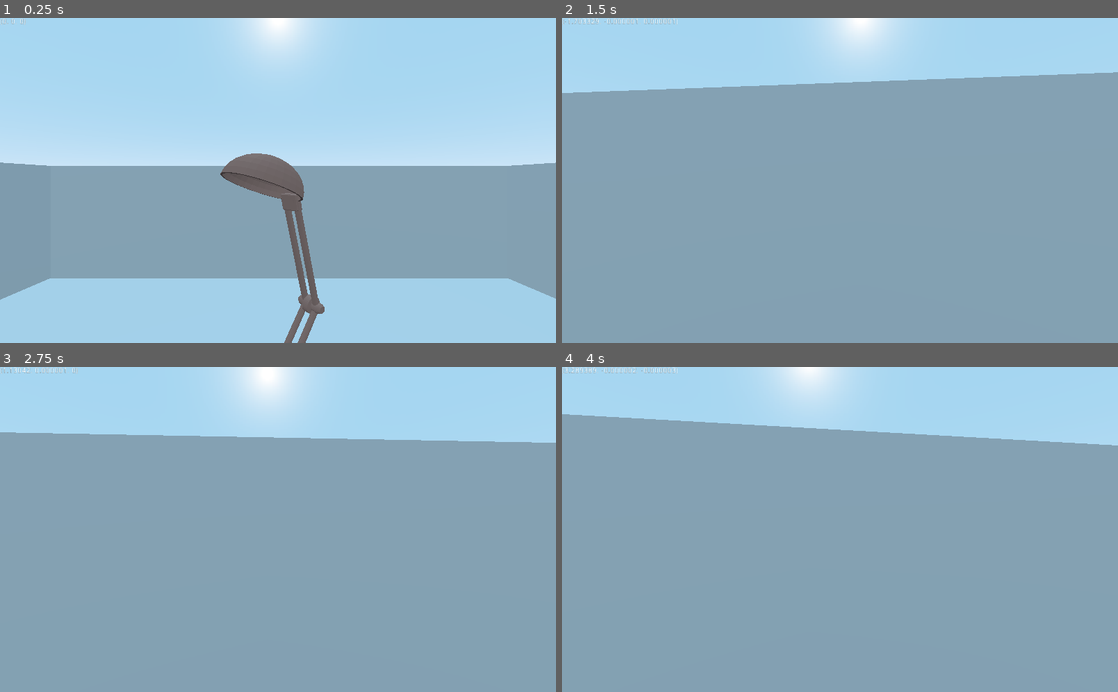
Above: before the commit, frames 1-4 (two rows, left to right).
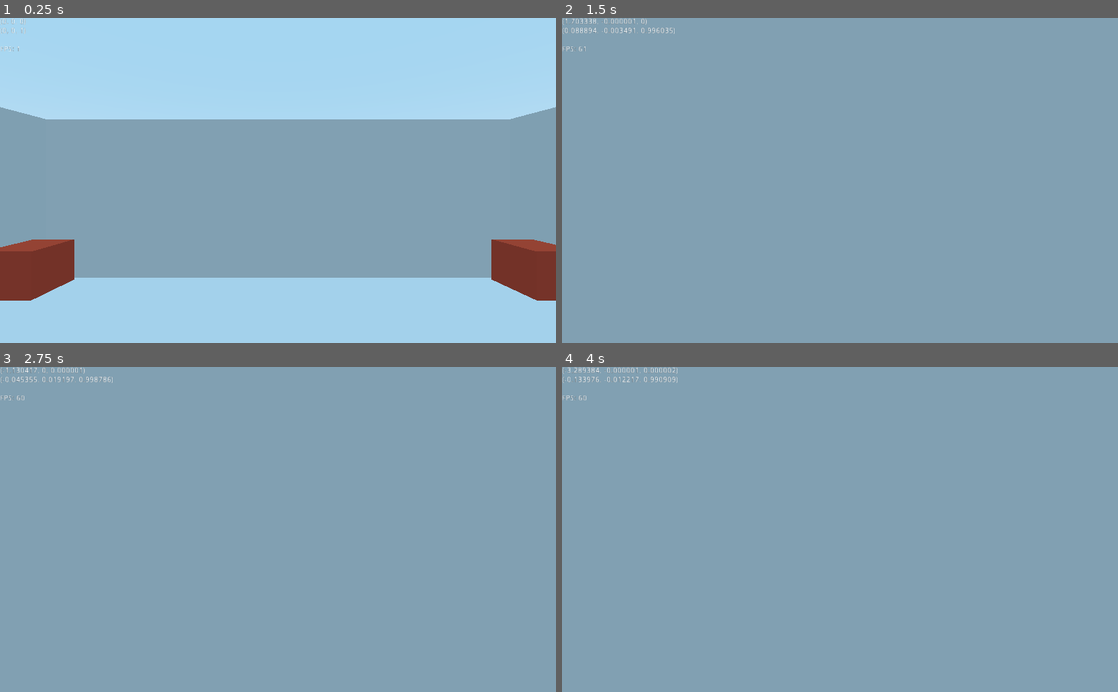
Above: after the commit, the same moments.

Repository: phoesarah/GGJ2020
Game: Godot game, scene res://tscn/Scenes/Test.tscn
Two runs of this game, one before a commit and one after it. Both use one fixed random seed, a clock stepped at 60 frames per second and the inputs below.
Inputs (mouse positions are in pixels of both pictures, inside the frame that each line leads up to):
- Up to frame 1 (0.25 s): no input
- Up to frame 2 (1.5 s): tap Enter at 0.5 s; move the mouse to (867, 180) at 0.52 s; hold W (move_forward) from 0.53 s (still down); click (867, 180) at 0.6 s; move the mouse to (812, 180) at 1.27 s; click (812, 180) at 1.35 s
- Up to frame 3 (2.75 s): keep holding W (move_forward); move the mouse to (289, 523) at 2.02 s; click (289, 523) at 2.1 s
- Up to frame 4 (4 s): keep holding W (move_forward); move the mouse to (834, 536) at 2.77 s; click (834, 536) at 2.85 s; tap Space at 3.5 s; move the mouse to (878, 532) at 3.52 s; click (878, 532) at 3.6 s

The runs differ from the first frame. In frame 1, 23% of the frame differs, in the area x 0-100%, y 0-100%; in frame 2, 20%; in frame 3, 22%; in frame 4, 19%.

Commit message:
Bouncing Ball

Diff:
--- /dev/null
+++ b/Godot/Scripts/Ball.gd
@@ -0,0 +1,6 @@
+extends RigidBody
+
+
+func _ready():
+
+	pass
--- a/Godot/Scripts/Player.gd
+++ b/Godot/Scripts/Player.gd
@@ -1,9 +1,11 @@
 extends KinematicBody
 export (float) var GRAVITY=-24
-export (bool) var invert_mouse = 0
+export (bool) var invert_mouse_y = 0
+var invert_y = 1
 const MOUSE_SENSITIVITY=0.1
 var camera_helper
 var camera
+var has_ball: bool = 1
 
 var vel = Vector3()
 const MAX_SPEED = 25
@@ -14,20 +16,25 @@
 
 const DEACCEL= 16
 const MAX_SLOPE_ANGLE = 40
+var ray
+var ball
 
 var debugtext
-
 
 func _ready():
 	Input.set_mouse_mode(Input.MOUSE_MODE_CAPTURED)
 	#camera = $Rotation_Helper/Camera
 	camera = get_node("CameraHelper/Camera")
 	camera_helper = get_node("CameraHelper")
+	ray = get_node("CameraHelper/Camera/RayCast")
+	ball = preload("res://tscn/Props/Ball.tscn")
+	if invert_mouse_y:
+		invert_y=-1
 
 
 func _input(event):
 	if event is InputEventMouseMotion and Input.get_mouse_mode() == Input.MOUSE_MODE_CAPTURED:
-		camera_helper.rotate_x(deg2rad(event.relative.y * MOUSE_SENSITIVITY * -1))
+		camera_helper.rotate_x(deg2rad(event.relative.y * MOUSE_SENSITIVITY * invert_y))
 		self.rotate_y(deg2rad(event.relative.x * MOUSE_SENSITIVITY * -1))
 
 		var camera_rot = camera_helper.rotation_degrees
@@ -36,6 +43,7 @@
 
 
 func _physics_process(delta):
+	debugtext = ""
 	process_input(delta)
 	process_movement(delta)
 
@@ -58,7 +66,7 @@
 		input_movement_vector.x += 1
 
 	if Input.is_action_just_pressed("escape"):
-		get_tree().kill()
+		get_tree().quit()
 	input_movement_vector = input_movement_vector.normalized()
 
 	# Basis vectors are already normalized.
@@ -76,6 +84,22 @@
 			Input.set_mouse_mode(Input.MOUSE_MODE_CAPTURED)
 		else:
 			Input.set_mouse_mode(Input.MOUSE_MODE_VISIBLE)
+
+	if Input.is_action_just_pressed("interact"):
+		if has_ball:
+			var ballo=ball.instance()
+			var scene_root = get_tree().root.get_children()[0]
+			scene_root.add_child(ballo)
+			var cht=camera_helper.get_global_transform()
+			ballo.transform.origin=cht.origin+(cht.basis.z*5)
+			ballo.apply_impulse(Vector3(0,0,0),cht.basis.z*100)
+			has_ball=0
+
+		ray.force_raycast_update()
+		if ray.is_colliding():
+			var obj = ray.get_collider()
+			debugtext += " Ray cast to: " + String(obj.name) + "\n"
+			print(obj.name)
 
 func process_movement(delta):
 	dir.y = 0
@@ -99,5 +123,7 @@
 	vel.x = hvel.x
 	vel.z = hvel.z
 	vel = move_and_slide(vel, Vector3(0, 1, 0), 0.05, 4, deg2rad(MAX_SLOPE_ANGLE))
-	debugtext=String(vel)
-	get_node("Debug").text= debugtext
+	debugtext += String(vel)
+	debugtext += "\n" + String(camera_helper.get_global_transform().basis.z) + "\n"
+	#debugtext += "\n" + String(Vector3(camera_helper.get_transform().basis.x.x,camera_helper.get_transform().basis.y.y,camera_helper.get_transform().basis.z.z)) + "\n"
+	get_node("Debug").text= debugtext + "\n" + "FPS: " + str(Engine.get_frames_per_second())
--- a/Godot/project.godot
+++ b/Godot/project.godot
@@ -50,8 +50,13 @@
 "events": [ Object(InputEventKey,"resource_local_to_scene":false,"resource_name":"","device":0,"alt":false,"shift":false,"control":false,"meta":false,"command":false,"pressed":false,"scancode":16777217,"unicode":0,"echo":false,"script":null)
  ]
 }
+interact={
+"deadzone": 0.5,
+"events": [ Object(InputEventMouseButton,"resource_local_to_scene":false,"resource_name":"","device":0,"alt":false,"shift":false,"control":false,"meta":false,"command":false,"button_mask":0,"position":Vector2( 0, 0 ),"global_position":Vector2( 0, 0 ),"factor":1.0,"button_index":1,"pressed":false,"doubleclick":false,"script":null)
+ ]
+}
 
 [rendering]
 
-quality/driver/driver_name="GLES2"
+quality/driver/fallback_to_gles2=true
 environment/default_environment="res://default_env.tres"
--- a/Godot/tscn/Characters/Player.tscn
+++ b/Godot/tscn/Characters/Player.tscn
@@ -6,7 +6,7 @@
 radius = 3.0
 height = 5.0
 
-[node name="KinematicBody" type="KinematicBody"]
+[node name="Player" type="KinematicBody"]
 script = ExtResource( 1 )
 
 [node name="CollisionShape" type="CollisionShape" parent="."]
@@ -17,6 +17,10 @@
 transform = Transform( 1, 0, 0, 0, 1, 0, 0, 0, 1, 0, 8.61741, 0 )
 
 [node name="Camera" type="Camera" parent="CameraHelper"]
+transform = Transform( -1, 0, -3.25841e-07, 0, 1, 0, 3.25841e-07, 0, -1, 0, 0, 0 )
+
+[node name="RayCast" type="RayCast" parent="CameraHelper/Camera"]
+cast_to = Vector3( 0, 0, -100 )
 
 [node name="Debug" type="Label" parent="."]
 margin_right = 40.0
--- /dev/null
+++ b/Godot/tscn/Props/Ball.tscn
@@ -0,0 +1,18 @@
+[gd_scene load_steps=4 format=2]
+
+[ext_resource path="res://Scripts/Ball.gd" type="Script" id=1]
+
+[sub_resource type="PhysicsMaterial" id=2]
+friction = 0.0
+bounce = 1.0
+
+[sub_resource type="SphereShape" id=1]
+
+[node name="Ball" type="RigidBody"]
+physics_material_override = SubResource( 2 )
+script = ExtResource( 1 )
+
+[node name="CollisionShape" type="CollisionShape" parent="."]
+shape = SubResource( 1 )
+
+[node name="CSGSphere" type="CSGSphere" parent="."]
--- /dev/null
+++ b/Godot/tscn/Props/Box.tscn
@@ -0,0 +1,15 @@
+[gd_scene load_steps=3 format=2]
+
+[sub_resource type="SpatialMaterial" id=3]
+vertex_color_use_as_albedo = true
+albedo_color = Color( 0.905882, 0.313726, 0.2, 1 )
+
+[sub_resource type="BoxShape" id=2]
+
+[node name="Box" type="RigidBody"]
+
+[node name="CSGBox" type="CSGBox" parent="."]
+material = SubResource( 3 )
+
+[node name="CollisionShape" type="CollisionShape" parent="."]
+shape = SubResource( 2 )
--- a/Godot/tscn/Scenes/Test.tscn
+++ b/Godot/tscn/Scenes/Test.tscn
@@ -1,30 +1,39 @@
-[gd_scene load_steps=5 format=2]
+[gd_scene load_steps=6 format=2]
 
-[ext_resource path="res://tscn/Props/Wall.tscn" type="PackedScene" id=1]
+[ext_resource path="res://tscn/Static/Wall.tscn" type="PackedScene" id=1]
 [ext_resource path="res://tscn/Characters/Player.tscn" type="PackedScene" id=2]
-[ext_resource path="res://Assets/Models/lamp.fbx" type="PackedScene" id=3]
+[ext_resource path="res://tscn/Props/Box.tscn" type="PackedScene" id=3]
 
 [sub_resource type="BoxShape" id=1]
 extents = Vector3( 2, 0.05, 2 )
 
+[sub_resource type="BoxShape" id=2]
+extents = Vector3( 20, 0.05, 20 )
+
 [node name="Spatial" type="Spatial"]
 
+[node name="Player" parent="." instance=ExtResource( 2 )]
+
+[node name="Box" parent="." instance=ExtResource( 3 )]
+transform = Transform( 1, 0, 0, 0, 1, 0, 0, 0, 1, -11.6045, 4.80502, -11.6808 )
+sleeping = true
+
+[node name="Box2" parent="." instance=ExtResource( 3 )]
+transform = Transform( 1, 0, 0, 0, 1, 0, 0, 0, 1, 11.1163, 4.80502, -11.6808 )
+sleeping = true
+
+[node name="Box4" parent="." instance=ExtResource( 3 )]
+transform = Transform( 1, 0, 0, 0, 1, 0, 0, 0, 1, -11.6045, 4.80502, 10.5273 )
+sleeping = true
+
+[node name="Box3" parent="." instance=ExtResource( 3 )]
+transform = Transform( 1, 0, 0, 0, 1, 0, 0, 0, 1, 11.1163, 4.80502, 10.5273 )
+sleeping = true
+
 [node name="Room" type="Spatial" parent="."]
-transform = Transform( 10, 0, 0, 0, 5, 0, 0, 0, 10, 0, 0, 0 )
-
-[node name="Wall" parent="Room" instance=ExtResource( 1 )]
-transform = Transform( 1, 0, 0, 0, 1, 0, 0, 0, 1, -2, 0.97665, 0 )
-
-[node name="Wall2" parent="Room" instance=ExtResource( 1 )]
-transform = Transform( -4.37114e-08, 0, 1, 0, 1, 0, -1, 0, -4.37114e-08, 0, 0.97665, -2.04086 )
-
-[node name="Wall3" parent="Room" instance=ExtResource( 1 )]
-transform = Transform( 0.00322885, 0, -0.999995, 0, 1, 0, 0.999995, 0, 0.00322885, 0.00847661, 0.979759, 1.99054 )
-
-[node name="Wall4" parent="Room" instance=ExtResource( 1 )]
-transform = Transform( 1, 0, 0, 0, 1, 0, 0, 0, 1, 2.01706, 0.97665, 0 )
 
 [node name="Floor" type="StaticBody" parent="Room"]
+transform = Transform( 10, 0, 0, 0, 7, 0, 0, 0, 10, 0, 0, 0 )
 
 [node name="CollisionShape" type="CollisionShape" parent="Room/Floor"]
 shape = SubResource( 1 )
@@ -34,6 +43,20 @@
 height = 0.1
 depth = 4.0
 
-[node name="KinematicBody" parent="." instance=ExtResource( 2 )]
+[node name="Wall" parent="Room" instance=ExtResource( 1 )]
+transform = Transform( 1, 0, 0, 0, 1, 0, 0, 0, 1, -20, 7, 0 )
 
-[node name="lamp" parent="." instance=ExtResource( 3 )]
+[node name="Wall2" parent="Room" instance=ExtResource( 1 )]
+transform = Transform( -4.37114e-08, 0, 1, 0, 1, 0, -1, 0, -4.37114e-08, 0, 7, -20 )
+
+[node name="Wall3" parent="Room" instance=ExtResource( 1 )]
+transform = Transform( -1.62921e-07, 0, 1, 0, 1, 0, -1, 0, -1.62921e-07, 0, 7, 20 )
+
+[node name="Wall4" parent="Room" instance=ExtResource( 1 )]
+transform = Transform( 1, 0, 0, 0, 1, 0, 0, 0, 1, 20, 7, 0 )
+
+[node name="Ceiling" type="StaticBody" parent="Room"]
+transform = Transform( 1, 0, 0, 0, 1, 0, 0, 0, 1, 0, 14, 0 )
+
+[node name="CollisionShape" type="CollisionShape" parent="Room/Ceiling"]
+shape = SubResource( 2 )
--- a/Godot/tscn/Props/Wall.tscn
+++ b/Godot/tscn/Static/Wall.tscn
@@ -1,7 +1,7 @@
 [gd_scene load_steps=2 format=2]
 
 [sub_resource type="BoxShape" id=1]
-extents = Vector3( 0.05, 1, 2 )
+extents = Vector3( 0.5, 7, 20 )
 
 [node name="Wall" type="StaticBody"]
 transform = Transform( 1, 0, 0, 0, 1, 0, 0, 0, 1, 0, 0.97665, 0 )
@@ -11,4 +11,5 @@
 
 [node name="CSGBox" type="CSGBox" parent="."]
 width = 0.1
-depth = 4.0
+height = 14.0
+depth = 40.0
